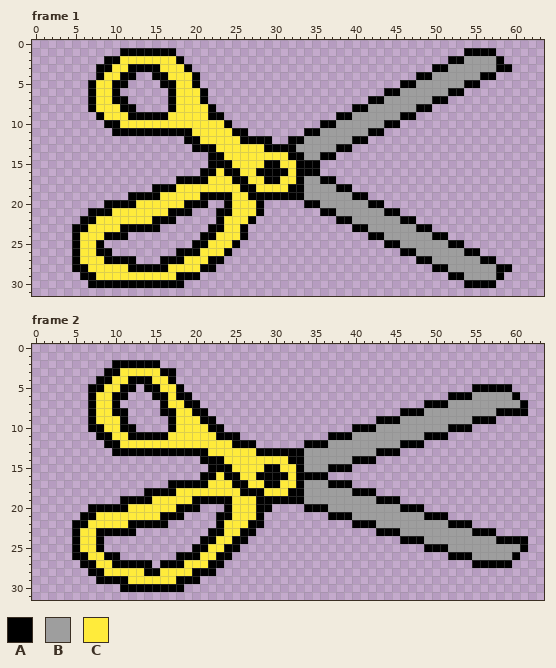
Pixel-art file -- art_project_files/ScissorsCutAnimationv2.ase. The picture above is the old version.
64x32 pixels, 5 frames. Shown: frame 1, frame 2. The commit also changed other frames, which this record leaves out.
Palette (. is transparent): A #000000  B #9e9e9e  C #ffeb3b
Pixels before, frame 1, first column x 5:
 1 ......AAAAAAA....................................AAAA..
 2 ....AACCCCCCCA.................................AABBBBA.
 3 ...AACCAAAACCCA..............................AABBBBBBAA
 4 ...ACCAA..AACCCA...........................AABBBBBBAA..
 5 ..ACCAA....AACCA.........................AABBBBBBAA....
 6 ..ACCA......ACCCA......................AABBBBBBAA......
 7 ..ACCAA.....ACCCA....................AABBBBBBAA........
 8 ..ACCCAA....ACCCCA.................AABBBBBBAA..........
 9 ...ACCCAAAAACCCCCAA..............AABBBBBBAA............
10 ....AACCCCCCCCCCCCCA...........AABBBBBBAA..............
11 .....AAAAAAAAAACCCCCAA.......AABBBBBBAA................
12 ..............AACCCCCAAAA..AABBBBBBAA..................
13 ...............AAACCCCCCAAAABBBBBAA....................
14 .................AACCCCCCCCAABBAA......................
15 .................AAACCCCAACCAAA........................
16 ................AACAACCAAAACAAA........................
17 .............AAAACCCAACCAACCABBAA......................
18 ..........AAACCCCCCCCAACCCCAABBBBAA....................
19 .......AAAACCCCCAAAACCAAAAAAABBBBBBAA..................
20 ....AAAACCCCCCAAA..ACCCA.....AABBBBBBAA................
21 ..AAACCCCCCCAAA...AACCCA.......AABBBBBBAA..............
22 .AACCCCCCCAAA.....ACCCA..........AABBBBBBAA............
23 AACCCCAAAAA......AACCA.............AABBBBBBAA..........
24 ACCCAAA.........AACCCA...............AABBBBBBAA........
25 ACCA...........AACCCA..................AABBBBBBAA......
26 ACCAA........AAACCCA.....................AABBBBBBAA....
27 ACCCAAAA...AAACCCAA........................AABBBBBBAA..
28 AACCCCCAAAAACCCCAA...........................AABBBBBBAA
29 .AACCCCCCCCCCAAA...............................AABBBBA.
30 ..AAAAAAAAAAAA...................................AAAA..
Pixels before, frame 2, first column x 5:
 2 .....AAAAAA..............................................
 3 ....AACCCCCAA............................................
 4 ...AACCAAACCA............................................
 5 ..AACCAA.AACCA....................................AAAAA..
 6 ..ACCAA...AACAA................................AAABBBBBA.
 7 ..ACCA.....ACCAA............................AAABBBBBBBBBA
 8 ..ACCAA....AACCAA........................AAABBBBBBBBBAAAA
 9 ..ACCCA.....ACCCAA....................AAABBBBBBBBBAAA....
10 ..AACCAA....ACCCCAA................AAABBBBBBBBBAAA.......
11 ...AACCAAAAACCCCCCAAA...........AAABBBBBBBBBAAA..........
12 ....AACCCCCCCCCCCCCCAAA......AAABBBBBBBBBAAA.............
13 .....AAAAAAAAAAAACCCCCCAAAAAABBBBBBBBBAAA................
14 ................AAACCCCCCCCAABBBBBBAAA...................
15 .................AAACCCCAACCABBBAAA......................
16 ................AACAACCAAAACAAAA.........................
17 ............AAAAACCCAACCAACCABBBAAA......................
18 .........AAAACCCCCCCCAAACCCAABBBBBBAAA...................
19 ......AAAACCCCCAAAAACCCAAAAAABBBBBBBBBAAA................
20 ..AAAAACCCCCCAAA...ACCCAA....AAABBBBBBBBBAAA.............
21 .AACCCCCCCCAAA....AACCCA........AAABBBBBBBBBAAA..........
22 AACCCCCAAAAA......ACCCAA...........AAABBBBBBBBBAAA.......
23 ACCAAAAA.........AACCAA...............AAABBBBBBBBBAAA....
24 ACCA............AACCAA...................AAABBBBBBBBBAAAA
25 ACCA...........AACCAA.......................AAABBBBBBBBBA
26 AACCAA.......AAACCAA...........................AAABBBBBA.
27 .AACCAAAAA.AAACCCAA...............................AAAAA..
28 ..AACCCCCAACCCCAAA.......................................
29 ...AAAACCCCCCAAA.........................................
30 ......AAAAAAAA...........................................
New version:
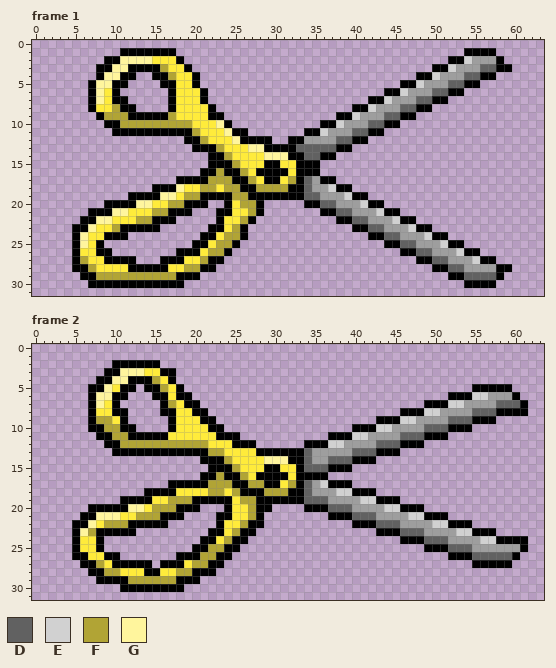
Colours new in this view: D #616161  E #d1d1d1  F #b1a435  G #fff59d
From old to new:
Changed rows in their new state; - is an unchanged pixel.
Frame 1:
first column x 6:
 2 -----GGGG---------------------------------------E---
 3 ----GG----F-----------------------------------E---DD
 4 ---GG------F--------------------------------E---DD--
 5 --GG--------------------------------------E---DD----
 6 --G-------------------------------------E---DD------
 7 --G-----------------------------------E---DD--------
 8 ----F-------------------------------E---DD----------
 9 ---FFF-----F----------------------E---DD------------
10 -----FFFFFFFFF---G--------------E---DD--------------
11 --------------F---G-----------E---DD----------------
12 ---------------F---G------------DD------------------
13 -----------------F---GG----DDDDD--------------------
14 ------------------F----GGG--DD----------------------
15 -------------------F--------------------------------
16 -----------------F--F-------------------------------
17 ----------------FFF--F----F-D-----------------------
18 ------------G--FF-FF--FFFF--D--E--------------------
19 ----------GG-FF----FF-------DD---E------------------
20 -------GG--FF-------FF--------DD---E----------------
21 ----GG---FF----------F----------DD---E--------------
22 --GG---FF-----------F-------------DD---E------------
23 -G--F--------------F----------------DD---E----------
24 G-----------------FF------------------DD---E--------
25 G----------------FF---------------------DD---E------
26 ----------------FF------------------------DD---E----
27 F--------------F----------------------------DD---E--
28 -F-----------FF-------------------------------DD----
29 --FFFFFFFFFF------------------------------------DDDD
Frame 2:
first column x 6:
 3 -----GGG-----------------------------------------------
 4 ----GG---F---------------------------------------------
 5 ---G------F--------------------------------------------
 6 --GG---------------------------------------------EE----
 7 --G--------F----------------------------------EE----DDD
 8 -------------------------------------------EE----DDD---
 9 --FF------------------------------------EE----DDD------
10 ---FF--------------------------------EE----DDD---------
11 ----FF----------------------------EE----DDD------------
12 -----FFFFFFFFFFF---------------EE----DDD---------------
13 ----------------FF----------D-----DDD------------------
14 ------------------F----GGG--D--DDD---------------------
15 -------------------F--------DDD------------------------
16 -----------------F--F----------------------------------
17 ----------------FFF--FF---F-D-E------------------------
18 ----------------FF-F---FFF--D---EE---------------------
19 -----------FFF------FF------DDD----EE------------------
20 ------GG-FFF---------F---------DDD----EE---------------
21 --GGG--FFF-----------F------------DDD----EE------------
22 -G-FFF--------------F----------------DDD----EE---------
23 GF-----------------F--------------------DDD----EE------
24 ------------------F------------------------DDD----EE---
25 ----------------FF----------------------------DDD------
26 ---------------FF--------------------------------DDDDD-
27 --F-----------FF---------------------------------------
28 ---FF-------FF-----------------------------------------
29 ------FFFFFF-------------------------------------------
